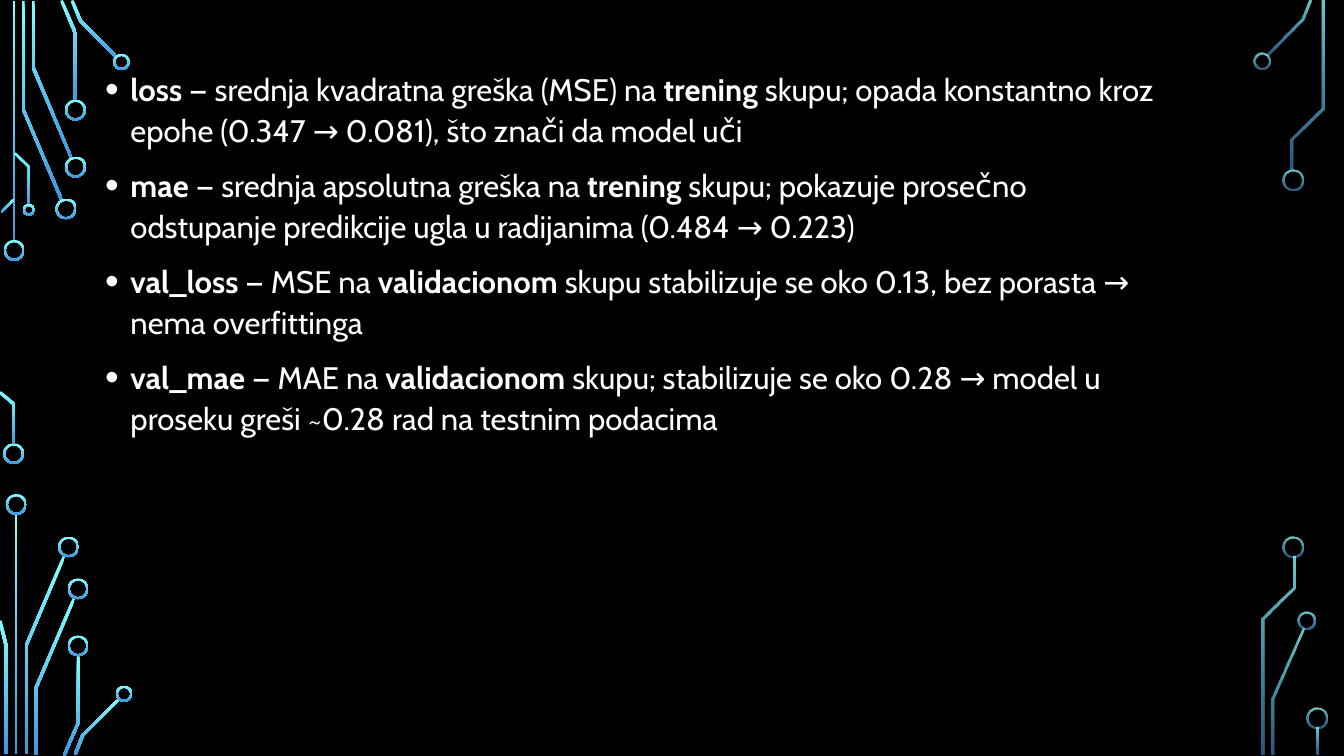
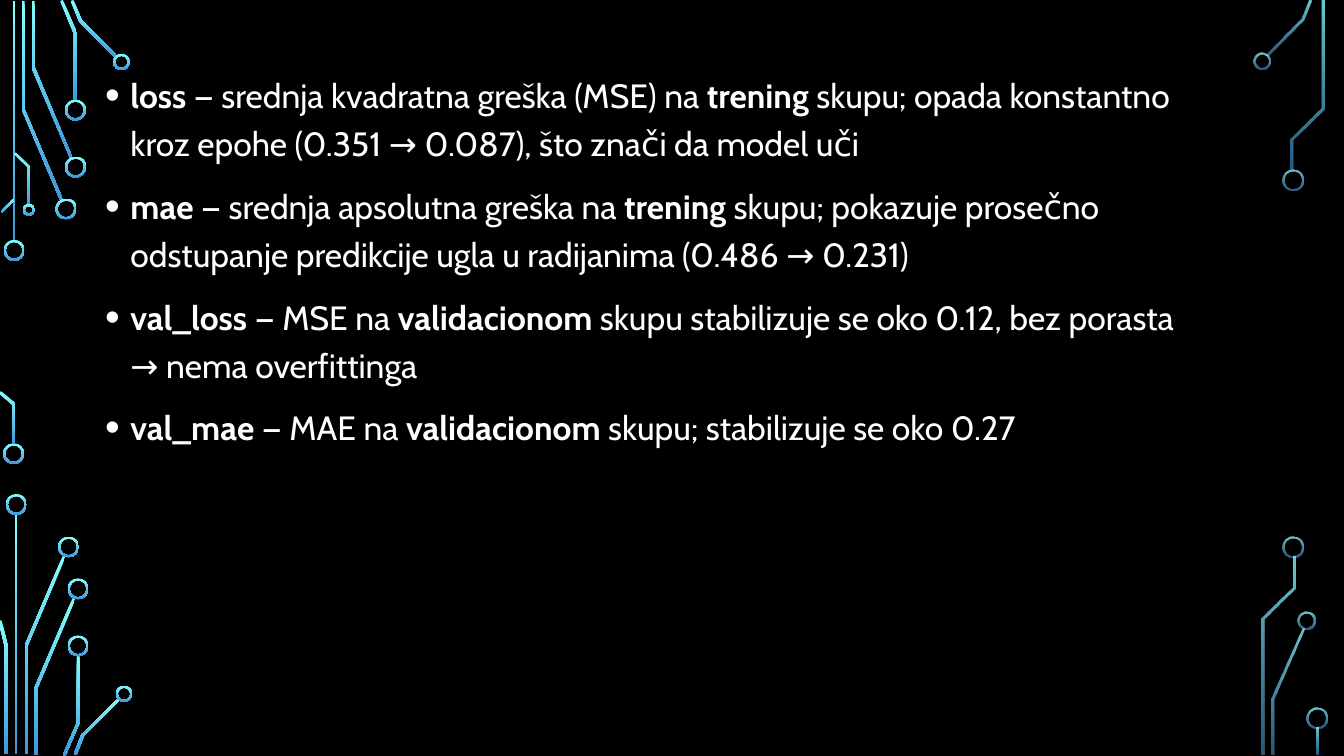
Before and after one commit to jglintic/duboko_ucenje, a slide deck: slide 21 of duboko_ucenje_prezentacija.pptx. Drawn at 1344x756 pixels with LibreOffice and Linux fonts; fonts in the diff are those of the drawing; background and template pictures are left out. Boxes give left, top, right and bottom in pixels: in the first picture for what was removed or moved away, otherwise in the second. Text is boxed around its words. In the diff, an @@ line names an element or a change of style, - is before the commit and + after.

Commit message:
Final presentation

```diff
--- a/duboko_ucenje_prezentacija.pptx
+++ b/duboko_ucenje_prezentacija.pptx
@@ text at bbox=[130, 82, 1174, 448]: text changed; size 22.2 to 24 pt @@
-• loss — srednja kvadratna greška (MSE) na trening skupu; opada konstantno kroz epohe (0.347 → 0.081), što znači da model uči
-• mae — srednja apsolutna greška na trening skupu; pokazuje prosečno odstupanje predikcije ugla u radijanima (0.484 → 0.223)
-• val_loss — MSE na validacionom skupu stabilizuje se oko 0.13, bez porasta → nema overfittinga
-• val_mae — MAE na validacionom skupu; stabilizuje se oko 0.28 → model u proseku greši ~0.28 rad na testnim podacima
+• loss — srednja kvadratna greška (MSE) na trening skupu; opada konstantno kroz epohe (0.351 → 0.087), što znači da model uči
+• mae — srednja apsolutna greška na trening skupu; pokazuje prosečno odstupanje predikcije ugla u radijanima (0.486 → 0.231)
+• val_loss — MSE na validacionom skupu stabilizuje se oko 0.12, bez porasta → nema overfittinga
+• val_mae — MAE na validacionom skupu; stabilizuje se oko 0.27
```
Also in this commit, not shown: 2 other slides changed, 1 slide added, 1 slide removed.
